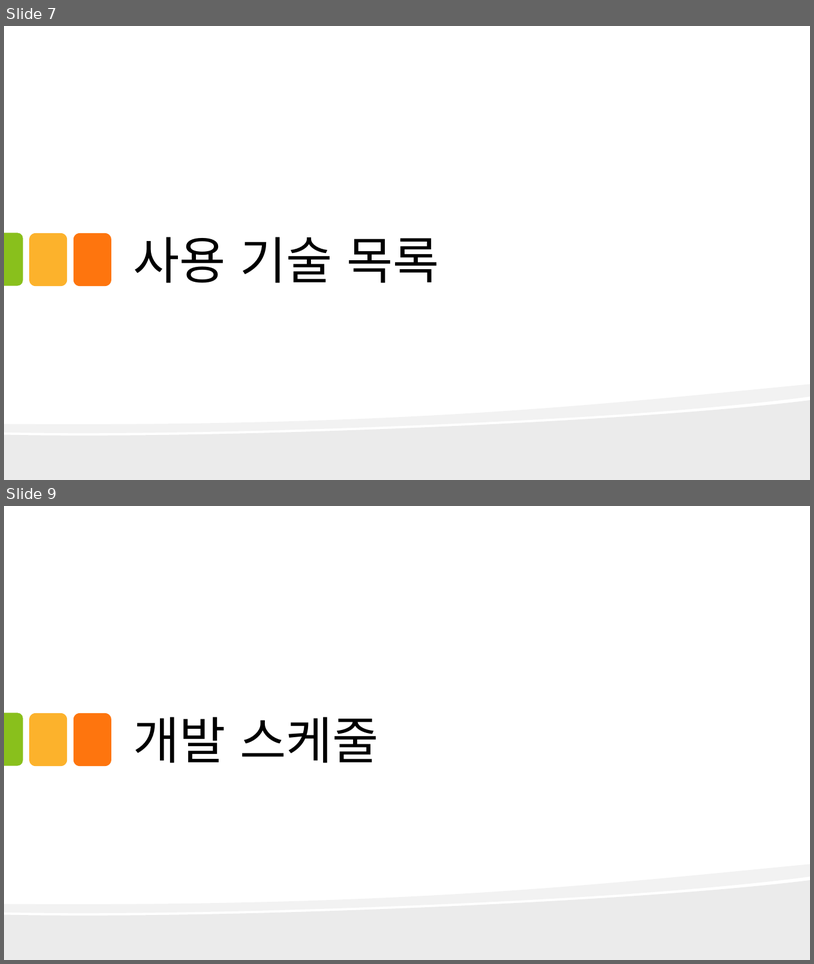
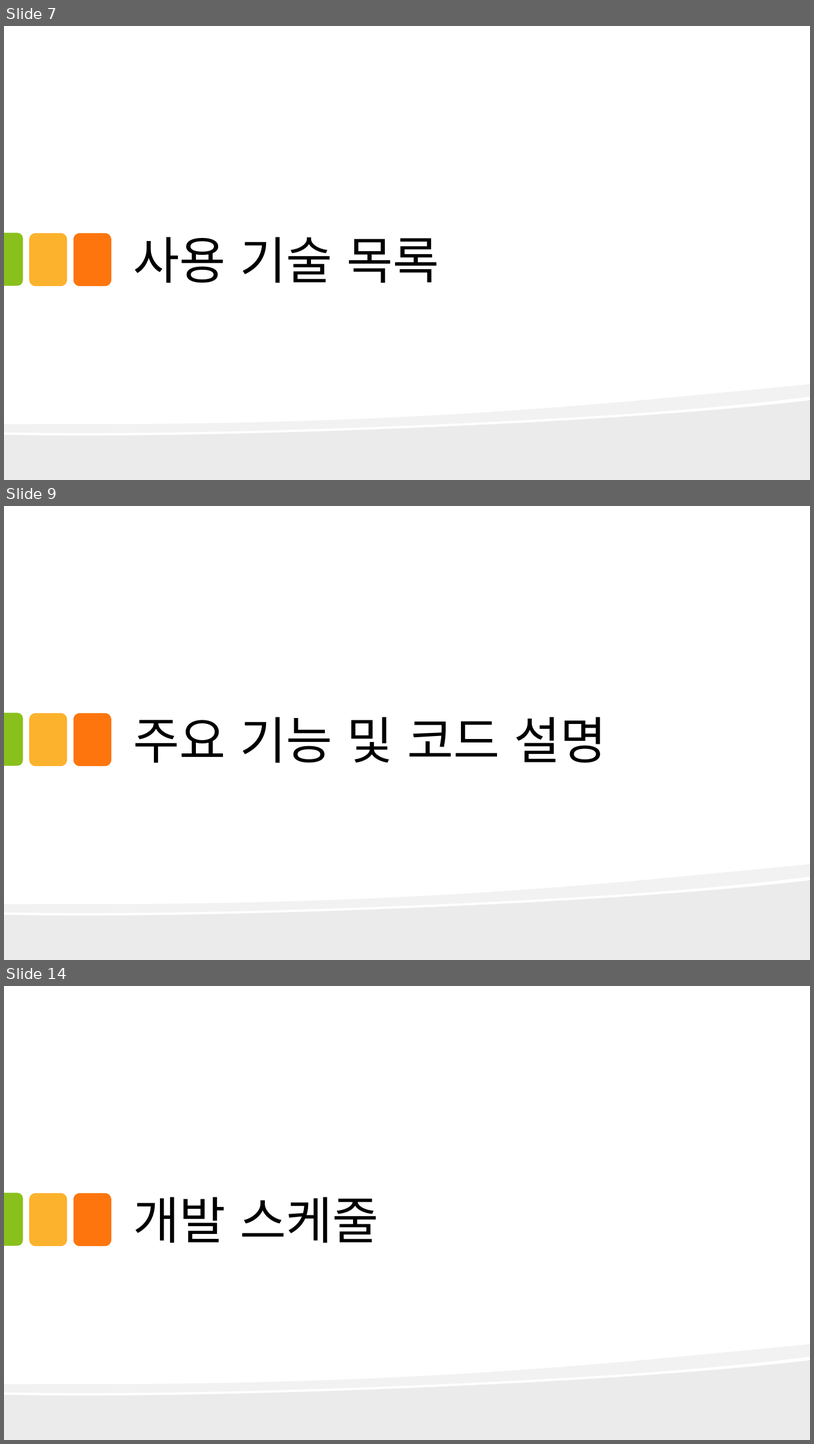
Before and after one commit to kjayvam/HTML, a slide deck: project/ppt/김영민_포트폴리오 요약 보고서.pptx. Shown one above the other, each under a label of ours: slides 7 and 9 before the commit, slides 7, 9 and 14 after it; the slides between them are not shown. The pictures are 814x964 and 814x1444 pixels, drawn with LibreOffice and Linux fonts; fonts in the diff are those of the drawing. Boxes give left, top, right and bottom in pixels: in the first picture for what was removed or moved away, otherwise in the second. Text is boxed around its words. In the diff, an @@ line names an element or a change of style, - is before the commit and + after.

```diff
--- a/project/ppt/김영민_포트폴리오 요약 보고서.pptx
+++ b/project/ppt/김영민_포트폴리오 요약 보고서.pptx
@@ slide 9 added at [4,506,810,960], background #FFFFFF; not listed: 5 template elements that a slide beside it also shows @@
@@ title added at [133,717,607,763], 60 pt, text #000000 @@
+주요 기능 및 코드 설명
@@ what was slide 9 is now slide 14 @@
```
Also in this commit, not shown: 8 slides changed, 8 other slides added, 3 other files.
